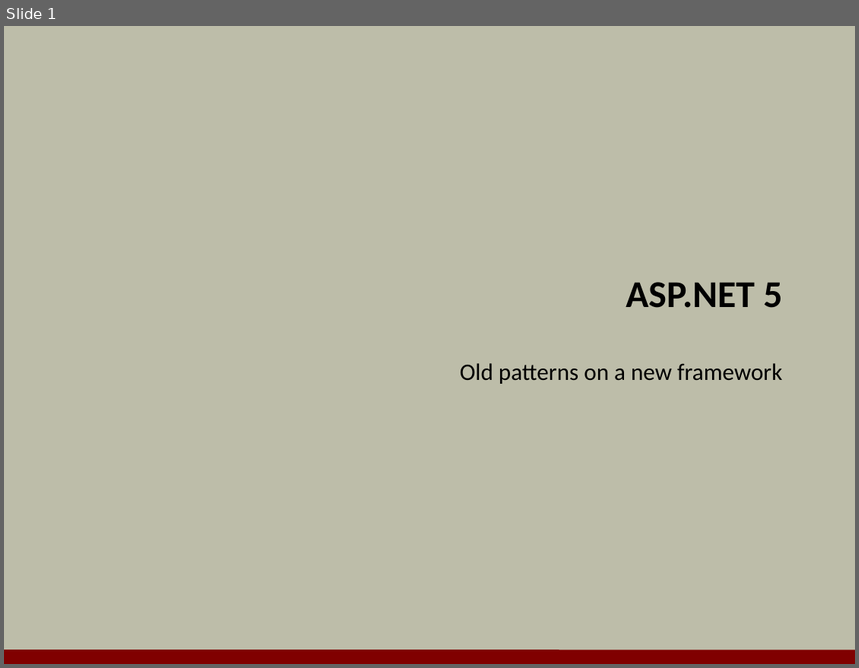
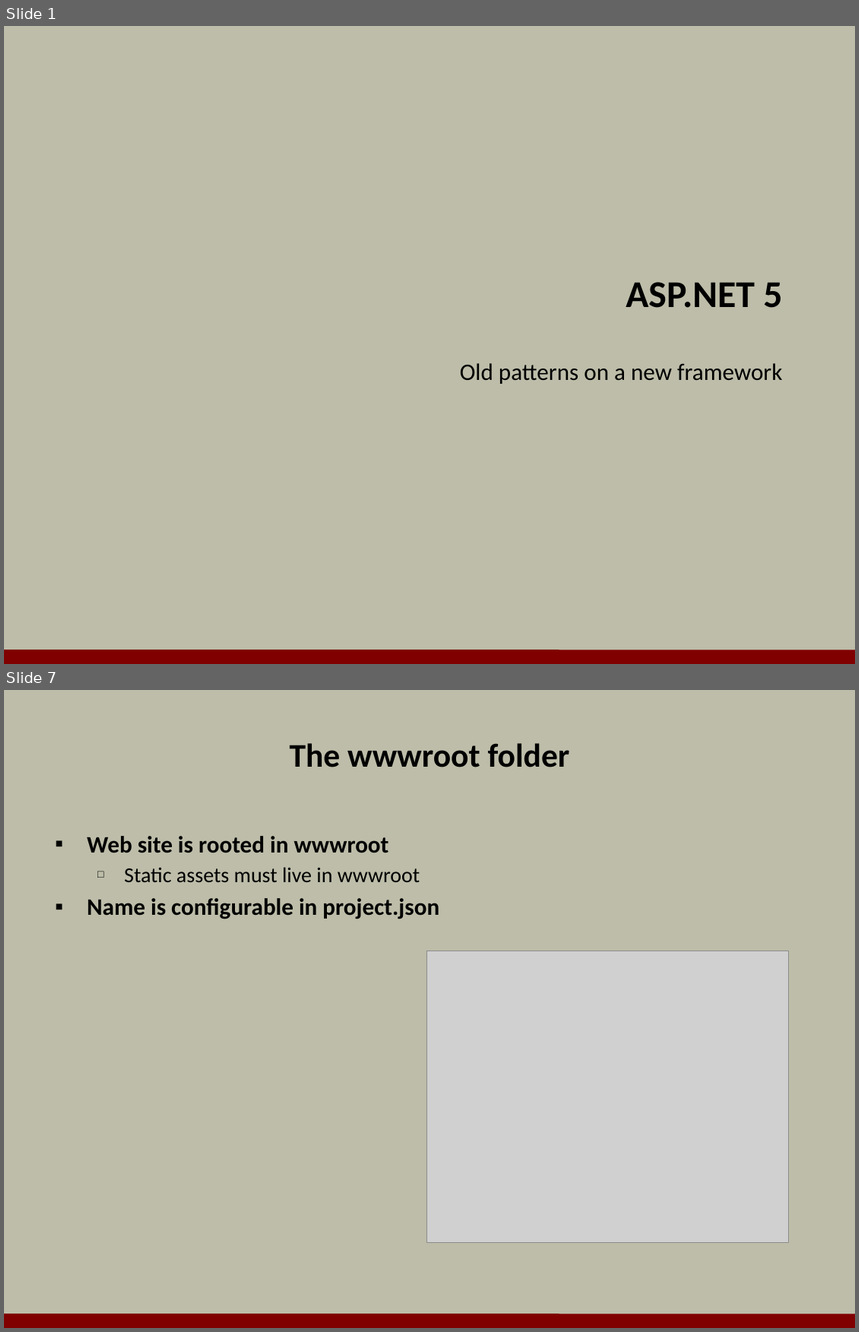
Before and after one commit to OdeToCode/classes, a slide deck: aspnet5/slides/01_Overview.pptx. Shown one above the other, each under a label of ours: slide 1 before the commit, slides 1 and 7 after it; the slides between them are not shown. The pictures are 859x668 and 859x1332 pixels, drawn with LibreOffice and Linux fonts; fonts in the diff are those of the drawing; grey boxes stand for pictures; background and template pictures are left out. Boxes give left, top, right and bottom in pixels: in the first picture for what was removed or moved away, otherwise in the second. Text is boxed around its words. In the diff, an @@ line names an element or a change of style, - is before the commit and + after.

```diff
--- a/aspnet5/slides/01_Overview.pptx
+++ b/aspnet5/slides/01_Overview.pptx
@@ slide 7 added at <box>4,690,855,1328</box>, background #BDBDA9; not listed: 1 template element that a slide beside it also shows @@
@@ title added at <box>290,743,570,768</box>, 28 pt, text #000000, bold @@
+The wwwroot folder
@@ text added at <box>87,836,439,920</box>, 20 pt, text #000000, bold @@
+▪ Web site is rooted in wwwroot
+  □ Static assets must live in wwwroot
+▪ Name is configurable in project.json
@@ picture added at <box>427,951,789,1243</box> @@
```
Also in this commit, not shown: 6 other slides added.
